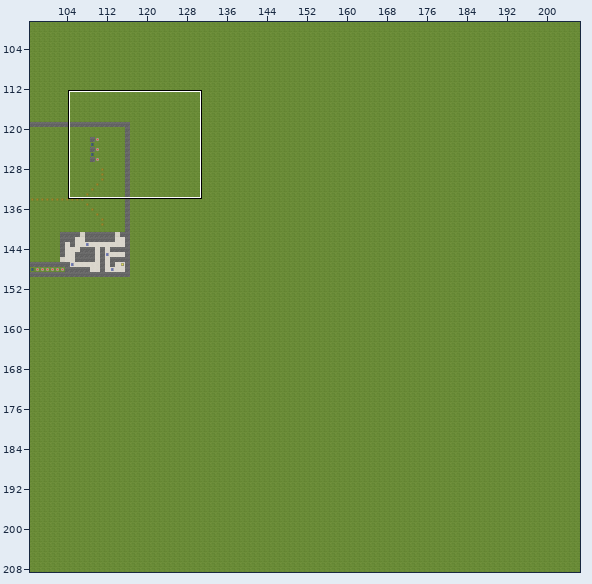
Two states of a Tiled map, Development_Resources/3.tmx. Above: a wide view before the commit, with the close-up outlined.
Close-up. Before:
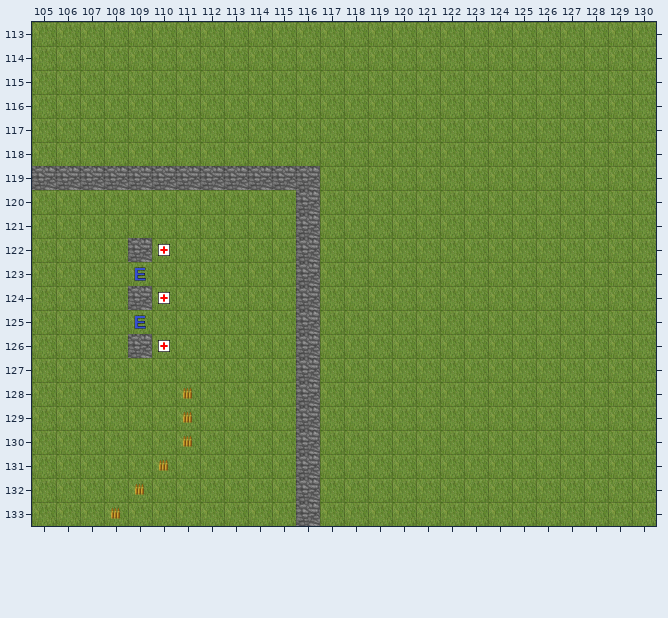
Cells are 64x64 px. Shown: x 105..130, y 113..133. The commit also changed other parts of the map, which this record leaves out.
After:
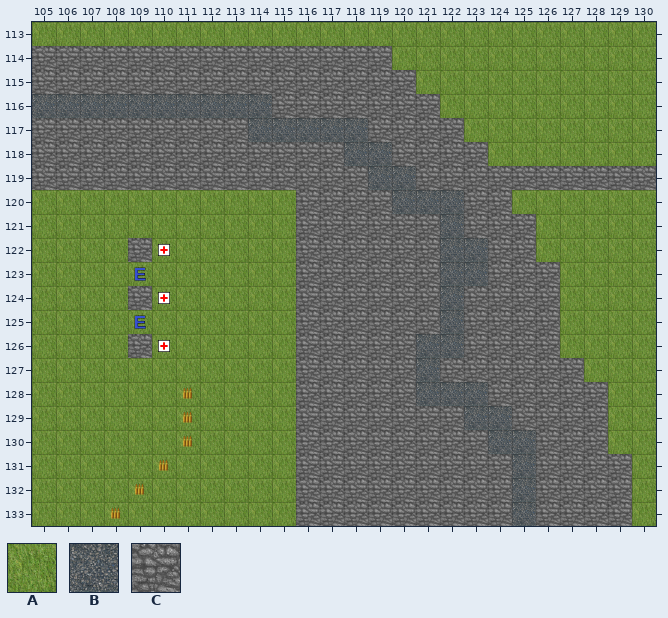
Key: from "Scene": A 3 "Floor_Grass_0", B 5 "Floor_Gravel_0", C 17 "Wall_Stone_0".
_ is an empty cell.
The exact change:
Layer "Scene":
Tile A gives way to tile B in row 116 at x 105 to 114; in row 117 at x 114 to 118; in row 118 at x 118 to 119; in row 119 at x 119 to 120; in row 120 at x 120 to 122; in row 121 at x 122.
Tile A gives way to tile B in rows 122 to 123 at x 122 to 123; in rows 124 to 125 at x 122; in row 126 at x 121 to 122; in row 127 at x 121; in row 128 at x 121 to 123; in row 129 at x 123 to 124.
Tile A gives way to tile B in row 130 at x 124 to 125; in rows 131 to 133 at x 125.
Tile A gives way to tile C in row 114 at x 105 to 119; in row 115 at x 105 to 120; in row 116 at x 115 to 121; in row 117 at x 105 to 113 and 119 to 122; in row 118 at x 105 to 117 and 120 to 123; in row 119 at x 117 to 118 and 121 to 130.
Tile A gives way to tile C in row 120 at x 117 to 119 and 123 to 124; in row 121 at x 117 to 121 and 123 to 125; in row 122 at x 117 to 121 and 124 to 125; in row 123 at x 117 to 121 and 124 to 126; in rows 124 to 125 at x 117 to 121 and 123 to 126; in row 126 at x 117 to 120 and 123 to 126.
Tile A gives way to tile C in row 127 at x 117 to 120 and 122 to 127; in row 128 at x 117 to 120 and 124 to 128; in row 129 at x 117 to 122 and 125 to 128; in row 130 at x 117 to 123 and 126 to 128; in rows 131 to 133 at x 117 to 124 and 126 to 129.
Where, in picture pixels (left, top, right, bottom), the same in both close-ups:
changed: (32, 46, 656, 526)
